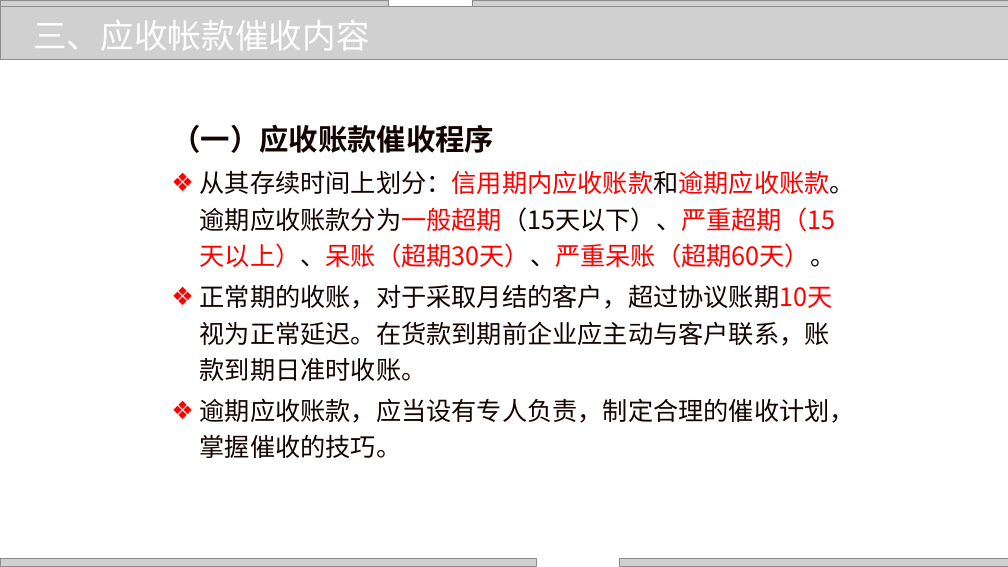
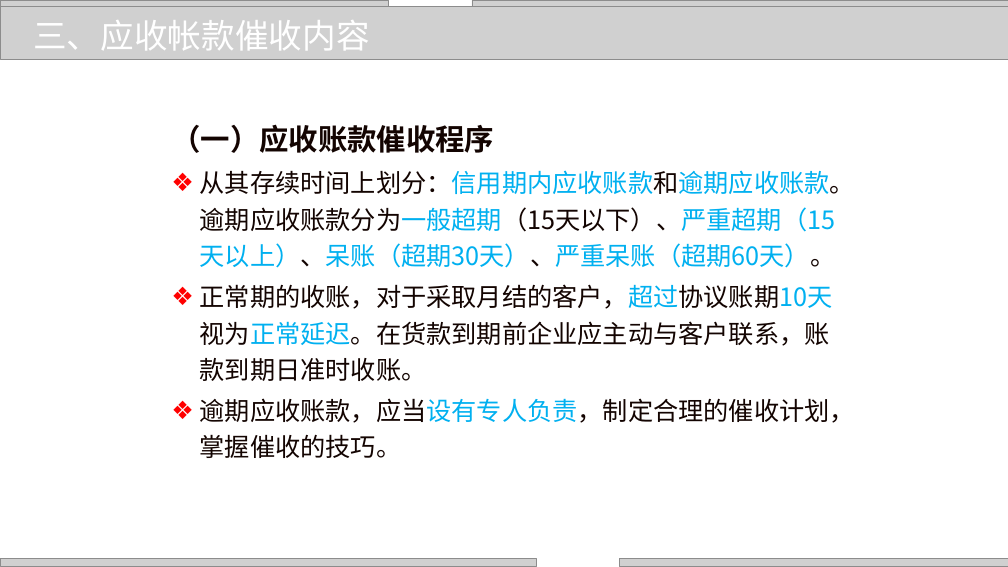
Before and after one commit to zhangjianzhang/internet_credit, a slide deck: slide 21 of files/slides/lecture_11.pptx. Drawn at 1008x567 pixels with LibreOffice and Linux fonts; fonts in the diff are those of the drawing; grey boxes stand for pictures; background and template pictures are left out. Boxes give left, top, right and bottom in pixels: in the first picture for what was removed or moved away, otherwise in the second. Text is boxed around its words. In the diff, an @@ line names an element or a change of style, - is before the commit and + after.

```diff
--- a/files/slides/lecture_11.pptx
+++ b/files/slides/lecture_11.pptx
@@ text at box(200, 170, 855, 458): text colour #FF0000 to #00B0F0 in "从其存续时间上划分：信用期内应收账款和逾期应收账款。逾期应收账款分为一般超期（15天以下）、严重超期（15天以上）、呆账 ...", "正常期的收账，对于采取月结的客户，超过协议账期10天视为正常延迟。在货款到期前企业应主动与客户联系，账款到期日准时收账。"; text colour #130401 to #00B0F0 in "正常期的收账，对于采取月结的客户，超过协议账期10天视为正常延迟。在货款到期前企业应主动与客户联系，账款到期日准时收账。", "逾期应收账款，应当设有专人负责，制定合理的催收计划，掌握催收的技巧。" @@
```
Also in this commit, not shown: 23 other slides changed, 5 other files.
